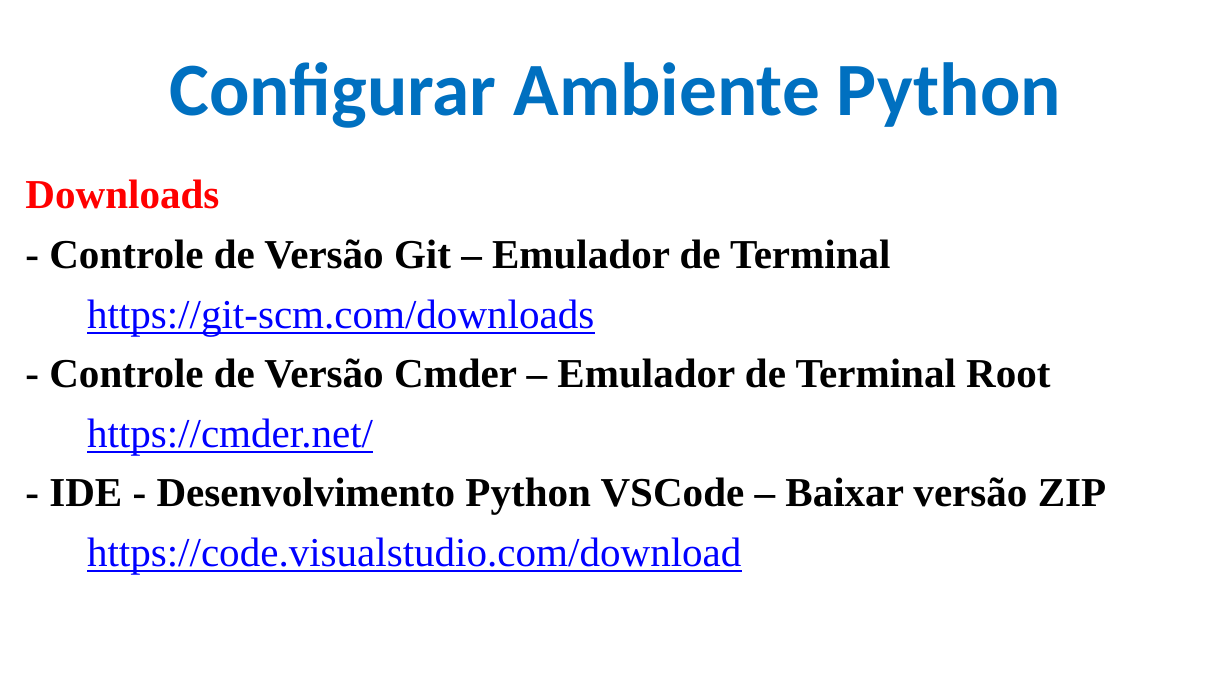
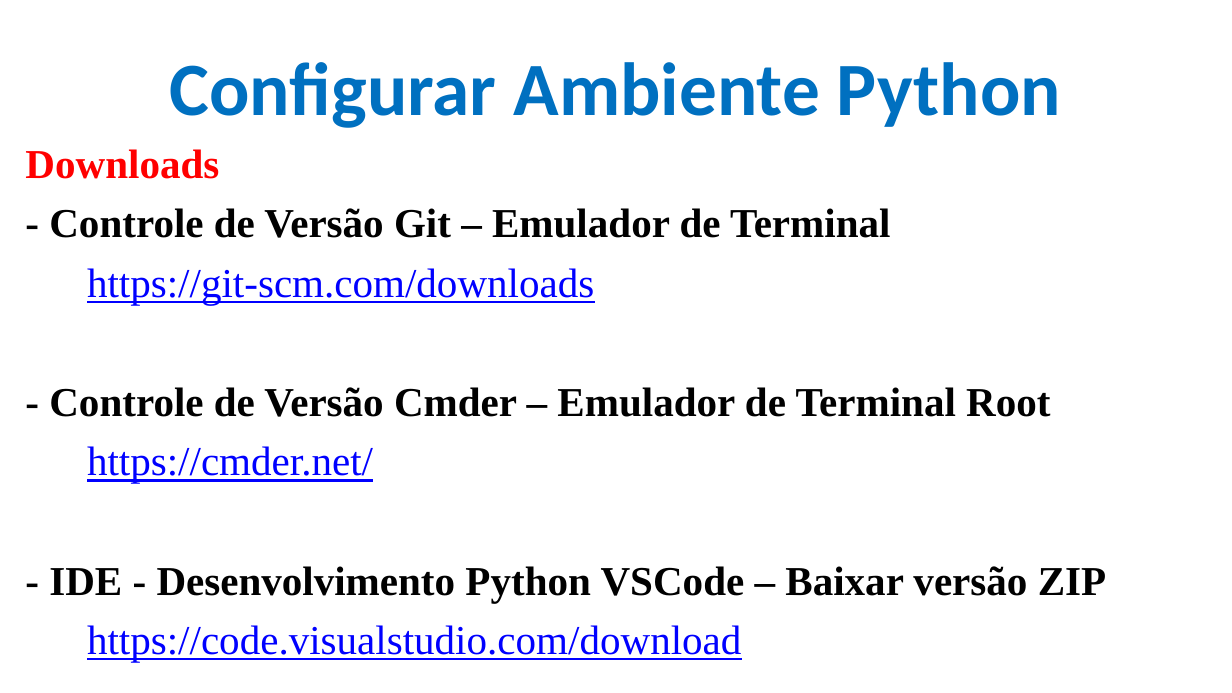
Before and after one commit to CloudEducationBrazil/WydenUniRuyPythonRAD, a slide deck: slide 11 of 01 Classes/Aula 01 RAD em Python - Caracterização e Ambiente.pptx. Drawn at 1232x693 pixels with LibreOffice and Linux fonts; fonts in the diff are those of the drawing; background and template pictures are left out. Boxes give left, top, right and bottom in pixels: in the first picture for what was removed or moved away, otherwise in the second. Text is boxed around its words. In the diff, an @@ line names an element or a change of style, - is before the commit and + after.

```diff
--- a/01 Classes/Aula 01 RAD em Python - Caracterização e Ambiente.pptx
+++ b/01 Classes/Aula 01 RAD em Python - Caracterização e Ambiente.pptx
@@ text "Downloads" rewrapped from bbox=[25, 179, 1106, 574] to bbox=[25, 149, 1106, 662] @@
```
Also in this commit, not shown: 3 other slides changed, 1 slide added.
